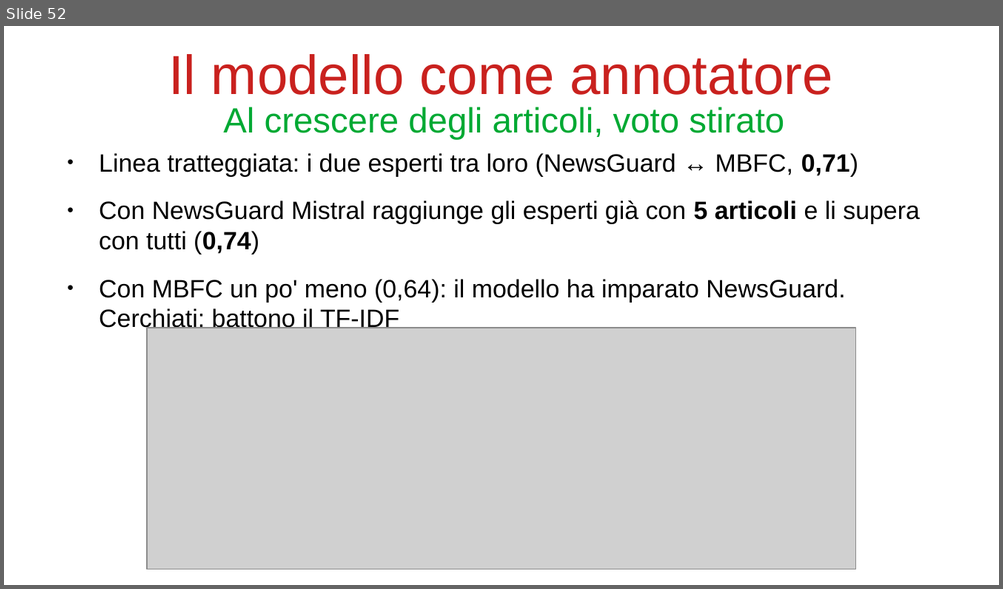
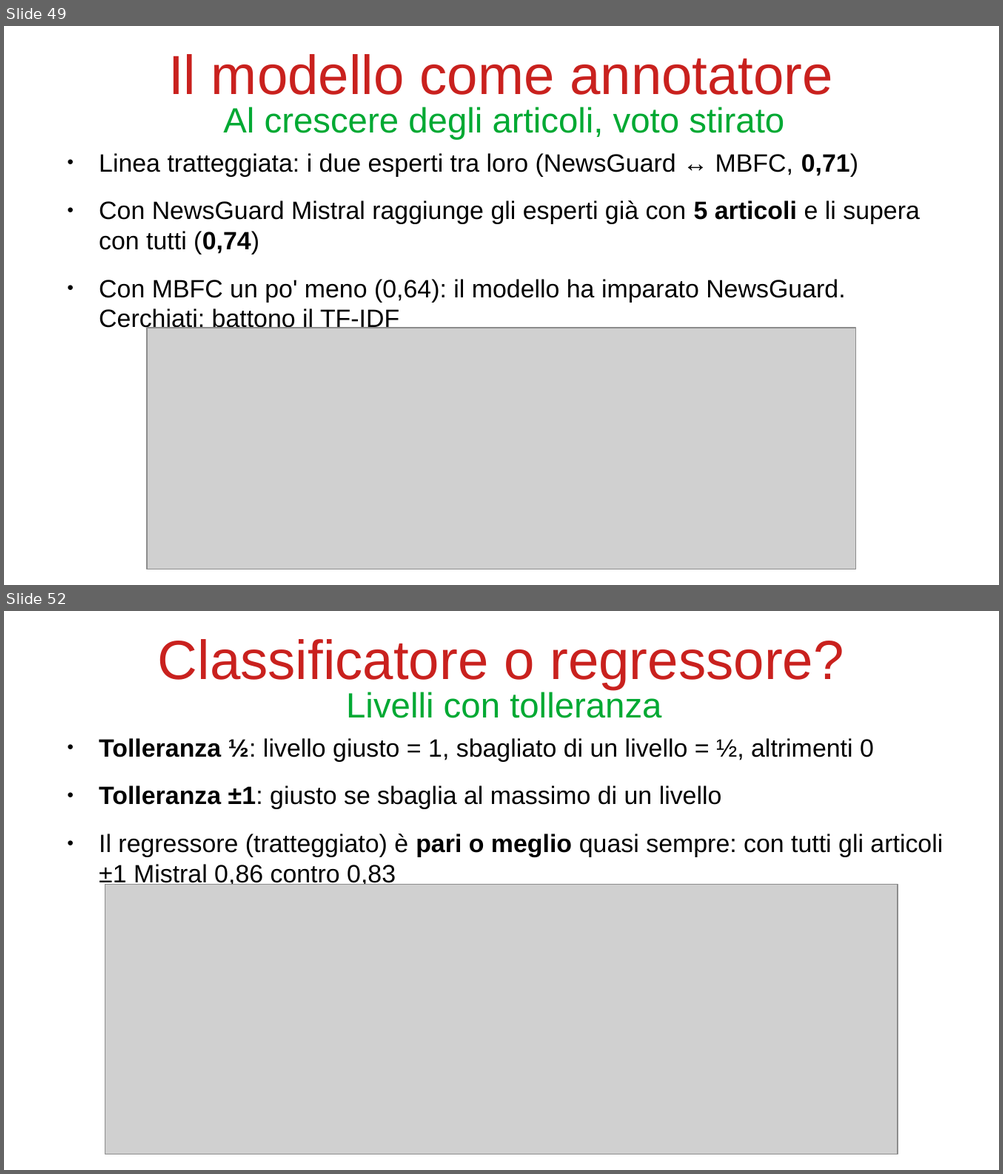
Before and after one commit to bianchi-john/PublisherClassification, a slide deck: Presentazioni/Stato finale/FinalState.odp. Shown one above the other, each under a label of ours: slide 52 before the commit, slides 49 and 52 after it; the slides between them are not shown. The pictures are 1003x589 and 1003x1174 pixels, drawn with LibreOffice and Linux fonts; fonts in the diff are those of the drawing; grey boxes stand for pictures. Boxes give left, top, right and bottom in pixels: in the first picture for what was removed or moved away, otherwise in the second. Text is boxed around its words. In the diff, an @@ line names an element or a change of style, - is before the commit and + after.

```diff
--- a/Presentazioni/Stato finale/FinalState.odp
+++ b/Presentazioni/Stato finale/FinalState.odp
@@ slide 52 added at [4,611,999,1170], background #FFFFFF @@
@@ title added at [158,639,843,689], 44 pt, text #C9211E @@
+Classificatore o regressore?
@@ title added at [346,690,661,718], 28 pt, text #00A933 @@
+Livelli con tolleranza
@@ text added at [99,738,942,887], 20 pt, text #000000 @@
+● Tolleranza ½: livello giusto = 1, sbagliato di un livello = ½, altrimenti 0
+● Tolleranza ±1: giusto se sbaglia al massimo di un livello
+● Il regressore (tratteggiato) è pari o meglio quasi sempre: con tutti gli articoli ±1 Mistral 0,86 contro 0,83
@@ picture added at [105,885,897,1154] @@
@@ what was slide 52 is now slide 49 @@
```
Also in this commit, not shown: 4 slides changed, 4 other slides added, 6 slides removed, 7 other files.
